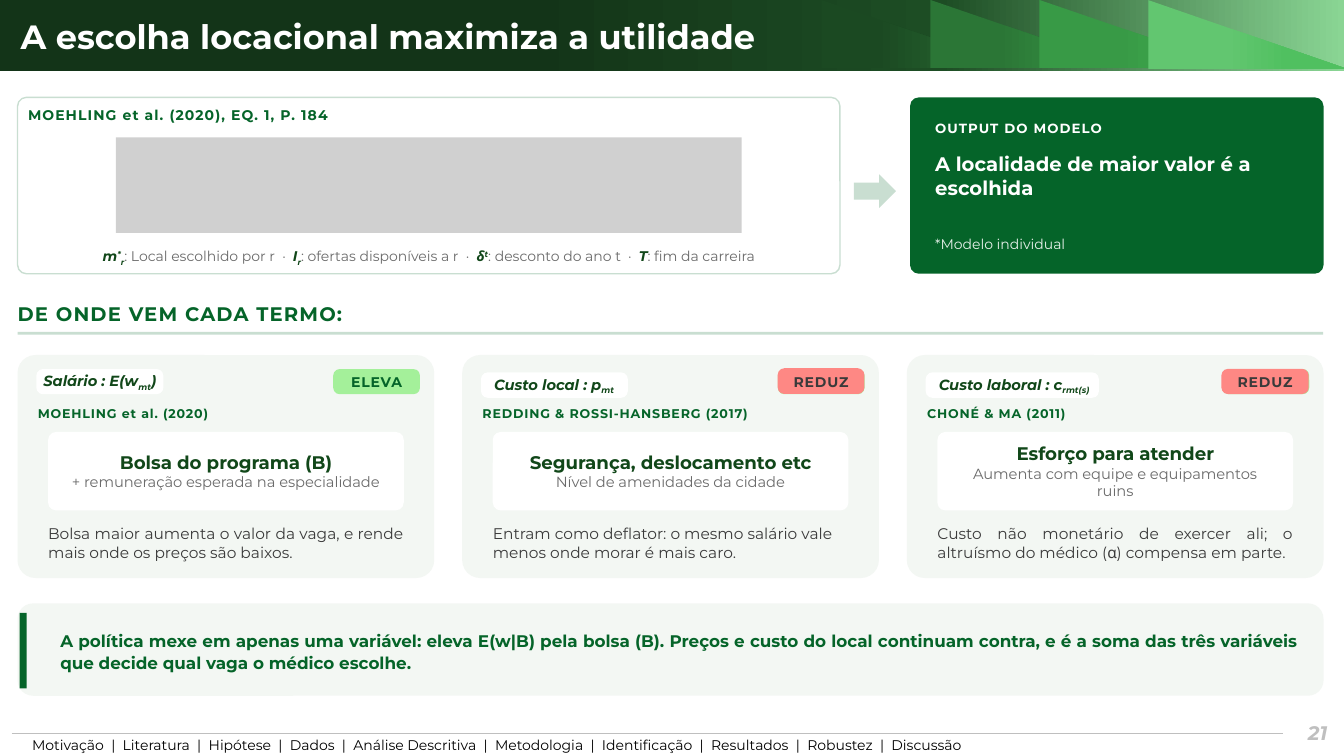
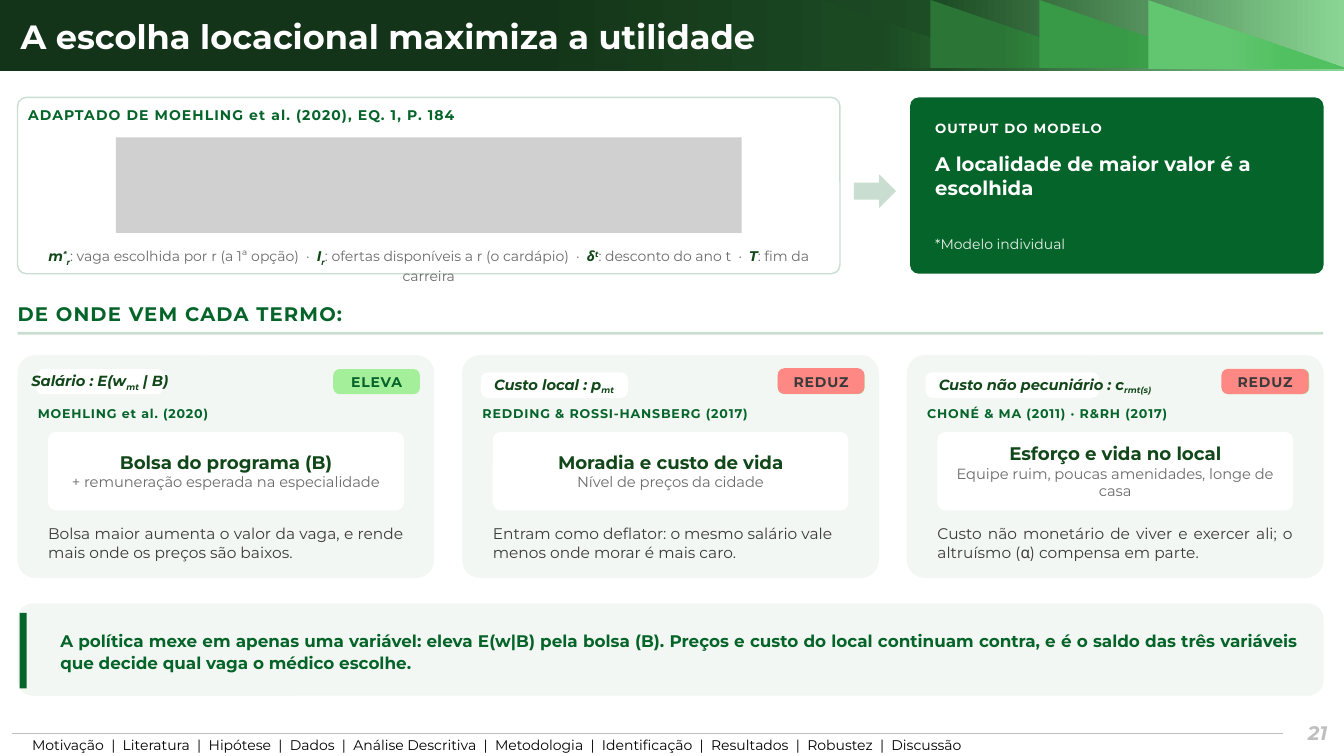
Before and after one commit to ka1victor/impact-eval-health-econ-pmme, a slide deck: slide 21 of output/apresentacao_banca_final/deck_banca_final.pptx. Drawn at 1344x756 pixels with LibreOffice and Linux fonts; fonts in the diff are those of the drawing; grey boxes stand for pictures; background and template pictures are left out. Boxes give left, top, right and bottom in pixels: in the first picture for what was removed or moved away, otherwise in the second. Text is boxed around its words. In the diff, an @@ line names an element or a change of style, - is before the commit and + after.

```diff
--- a/output/apresentacao_banca_final/deck_banca_final.pptx
+++ b/output/apresentacao_banca_final/deck_banca_final.pptx
@@ text at (x1=28, y1=109, x2=455, y2=123): text changed @@
-MOEHLING et al. (2020), EQ. 1, P. 184
+ADAPTADO DE MOEHLING et al. (2020), EQ. 1, P. 184
@@ text at (x1=48, y1=250, x2=809, y2=265): text changed @@
-m*r: Local escolhido por r · Ir: ofertas disponíveis a r · δt: desconto do ano t · T: fim da carreira
+m*r: vaga escolhida por r (a 1ª opção) · Ir: ofertas disponíveis a r (o cardápio) · δt: desconto do ano t · T: fim da carreira
@@ text in rounded rectangle at (x1=31, y1=374, x2=168, y2=389): text changed @@
-Salário : E(wmt)
+Salário : E(wmt | B)
@@ text in rounded rectangle at (x1=939, y1=378, x2=1151, y2=395): text changed @@
-Custo laboral : crmt(s)
+Custo não pecuniário : crmt(s)
@@ text at (x1=927, y1=406, x2=1167, y2=421): text changed @@
-CHONÉ & MA (2011)
+CHONÉ & MA (2011) · R&RH (2017)
@@ text in rounded rectangle at (x1=957, y1=445, x2=1274, y2=496): text changed @@
-Esforço para atender
-Aumenta com equipe e equipamentos ruins
+Esforço e vida no local
+Equipe ruim, poucas amenidades, longe de casa
@@ text in rounded rectangle at (x1=558, y1=454, x2=783, y2=490): text changed; size 13 to 10.5 pt; text colour #114719 to #6B6B6B; bold off @@
-Segurança, deslocamento etc
-Nível de amenidades da cidade
+Moradia e custo de vida
+Nível de preços da cidade
@@ text at (x1=937, y1=527, x2=1293, y2=561): text changed @@
-Custo não monetário de exercer ali; o altruísmo do médico (α) compensa em parte.
+Custo não monetário de viver e exercer ali; o altruísmo (α) compensa em parte.
@@ text at (x1=60, y1=634, x2=1297, y2=673): text changed @@
-A política mexe em apenas uma variável: eleva E(w|B) pela bolsa (B). Preços e custo do local continuam contra, e é a soma das três variáveis que decide qual vaga o médico escolhe.
+A política mexe em apenas uma variável: eleva E(w|B) pela bolsa (B). Preços e custo do local continuam contra, e é o saldo das três variáveis que decide qual vaga o médico escolhe.
```
Also in this commit, not shown: 9 other slides changed, 9 other files.
